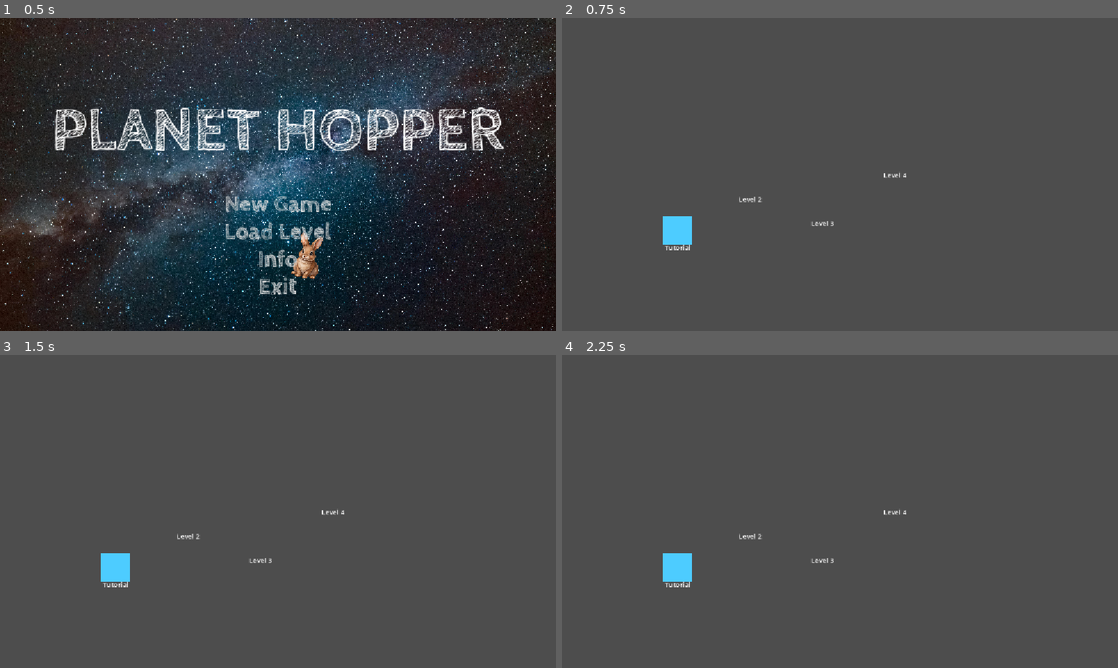
Above: before the commit, frames 1-4 (two rows, left to right).
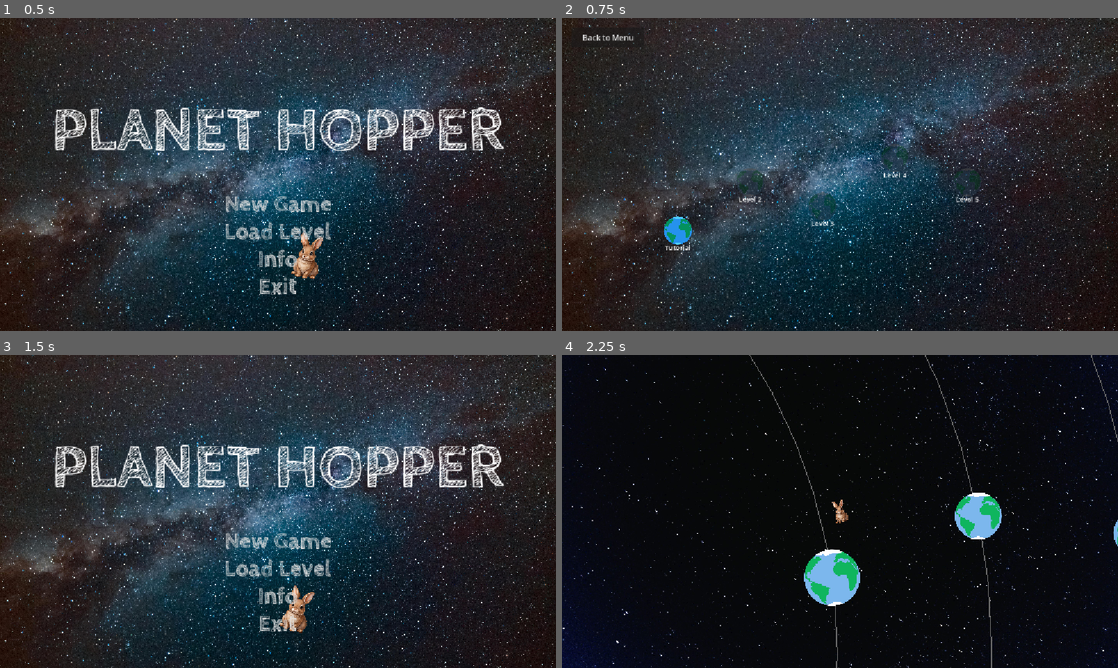
Above: after the commit, the same moments.

Repository: Dandandooo/planet-hopper
Game: Godot game, scene res://levels/main_menu.tscn
Same seed, same stepped clock (60 frames per second), same inputs: the game is played once before the commit and once after it. Sound files missing from this copy of the repository are replaced by a short silence.
Inputs (mouse positions are in pixels of both pictures, inside the frame that each line leads up to):
- Up to frame 1 (0.5 s): no input
- Up to frame 2 (0.75 s): click "Load Level" at 0.5 s
- Up to frame 3 (1.5 s): click (44, 373) at 1.25 s, where only the run after the commit has a clickable "Back to Menu"
- Up to frame 4 (2.25 s): click (840, 542) at 2 s, where only the run after the commit has a clickable "New Game"

Frame 1 is identical in both runs. In frame 2, 94% of the frame differs, in the area x 0-100%, y 0-100%; in frame 3, 94%; in frame 4, 100%.

Commit message:
typo on info page and added navigation page

Diff:
--- a/components/level_star.gd
+++ b/components/level_star.gd
@@ -1,3 +1,4 @@
+@tool
 extends TextureButton
 
 enum StarState { LOCKED, UNLOCKED, COMPLETED, CURRENT }
@@ -58,6 +59,8 @@
 
 
 func _on_pressed() -> void:
+	if Engine.is_editor_hint():
+		return
 	if state != StarState.LOCKED:
 		star_selected.emit(level_index)
 
--- a/game_state.gd
+++ b/game_state.gd
@@ -6,6 +6,7 @@
 	"res://levels/level1.tscn",
 	"res://levels/level2.tscn",
 	"res://levels/level3.tscn",
+	"res://levels/level4.tscn",
 ]
 
 var current_level_index: int = 0
--- a/levels/navigation_map.gd
+++ b/levels/navigation_map.gd
@@ -1,7 +1,9 @@
+@tool
 extends Control
 
 # Preload the level star scene (you'll create this in Godot)
 const LevelStar = preload("res://components/level_star.gd")
+const EarthTexture = preload("res://assets/character_sprite/Hello-World-earth.svg")
 
 # Star positions in a constellation pattern (x, y coordinates)
 # Adjust these to create your desired star map layout
@@ -19,21 +21,33 @@
 
 func _ready() -> void:
 	create_star_map()
-	update_star_states()
+	if not Engine.is_editor_hint():
+		update_star_states()
+	create_back_button()
 
 
 func create_star_map() -> void:
-	# Create a star for each level in GameState
-	for i in range(GameState.get_level_count()):
-		# Use ColorRect as a simple visual placeholder (or use TextureButton with a texture)
+	# Clear existing stars first (useful for editor updates)
+	for star in level_stars:
+		if is_instance_valid(star) and star.get_parent():
+			star.get_parent().queue_free()
+	level_stars.clear()
+
+	# Get level count (use a default in editor if GameState not available)
+	var level_count = 5 if Engine.is_editor_hint() else GameState.get_level_count()
+
+	# Create a star for each level
+	for i in range(level_count):
+		# Create container for the planet button
 		var star_container = Control.new()
+		star_container.name = "LevelButton_" + str(i)
 		star_container.custom_minimum_size = Vector2(80, 80)
 
-		# Create the visual star (circle)
-		var star_visual = ColorRect.new()
-		star_visual.custom_minimum_size = Vector2(60, 60)
-		star_visual.position = Vector2(10, 10)
-		star_visual.color = Color.WHITE
+		# Create the visual planet sprite
+		var star_visual = Sprite2D.new()
+		star_visual.texture = EarthTexture
+		star_visual.position = Vector2(40, 40)  # Center in container
+		star_visual.scale = Vector2(0.15, 0.15)  # Scale down the earth sprite
 
 		# Create a button for interaction
 		var star = TextureButton.new()
@@ -70,10 +84,24 @@
 
 		# Add to scene
 		add_child(star_container)
+
+		# Set owner for editor visibility
+		if Engine.is_editor_hint() and get_tree():
+			var root = get_tree().edited_scene_root
+			if root:
+				star_container.owner = root
+				star_visual.owner = root
+				star.owner = root
+				label.owner = root
+
 		level_stars.append(star)
 
 
 func update_star_states() -> void:
+	# Skip in editor since GameState might not be initialized
+	if Engine.is_editor_hint():
+		return
+
 	for i in range(level_stars.size()):
 		var star = level_stars[i]
 
@@ -88,8 +116,36 @@
 
 
 func _on_star_selected(level_index: int) -> void:
+	# Skip in editor
+	if Engine.is_editor_hint():
+		return
+
 	# Player clicked on a star
 	GameState.go_to_level(level_index)
 	# Use scene manager for smooth transition, or direct change
 	get_tree().change_scene_to_file(GameState.get_current_level())
 	# Or with scene manager: SceneManager.transition_to(GameState.get_current_level())
+
+
+func create_back_button() -> void:
+	var back_button = Button.new()
+	back_button.name = "BackButton"
+	back_button.text = "Back to Menu"
+	back_button.position = Vector2(20, 20)
+	back_button.custom_minimum_size = Vector2(150, 40)
+	back_button.pressed.connect(_on_back_pressed)
+	add_child(back_button)
+
+	# Set owner for editor visibility
+	if Engine.is_editor_hint() and get_tree():
+		var root = get_tree().edited_scene_root
+		if root:
+			back_button.owner = root
+
+
+func _on_back_pressed() -> void:
+	# Skip in editor
+	if Engine.is_editor_hint():
+		return
+
+	get_tree().change_scene_to_file("res://levels/main_menu.tscn")
--- a/levels/navigation_map.tscn
+++ b/levels/navigation_map.tscn
@@ -1,6 +1,7 @@
-[gd_scene load_steps=2 format=3 uid="uid://je5miem5h0ew"]
+[gd_scene load_steps=3 format=3 uid="uid://je5miem5h0ew"]
 
 [ext_resource type="Script" uid="uid://btlsmbtfqojev" path="res://levels/navigation_map.gd" id="1_418ey"]
+[ext_resource type="Texture2D" uid="uid://cl8qhjqnym5ua" path="res://assets/space_hd.jpg" id="2_space"]
 
 [node name="NavigationMap" type="Control"]
 layout_mode = 3
@@ -10,3 +11,9 @@
 grow_horizontal = 2
 grow_vertical = 2
 script = ExtResource("1_418ey")
+
+[node name="SpaceHd" type="Sprite2D" parent="."]
+z_index = -100
+position = Vector2(574.00006, 325.00006)
+scale = Vector2(0.2, 0.2)
+texture = ExtResource("2_space")
--- a/project.godot
+++ b/project.godot
@@ -11,7 +11,7 @@
 [application]
 
 config/name="PlanetHopper"
-run/main_scene="uid://b30kslm8pqr8r"
+run/main_scene="res://levels/main_menu.tscn"
 config/features=PackedStringArray("4.5", "Forward Plus")
 config/icon="res://assets/icon.svg"
 
Not shown: 1 places in levels/level4.tscn that only renumber resources
